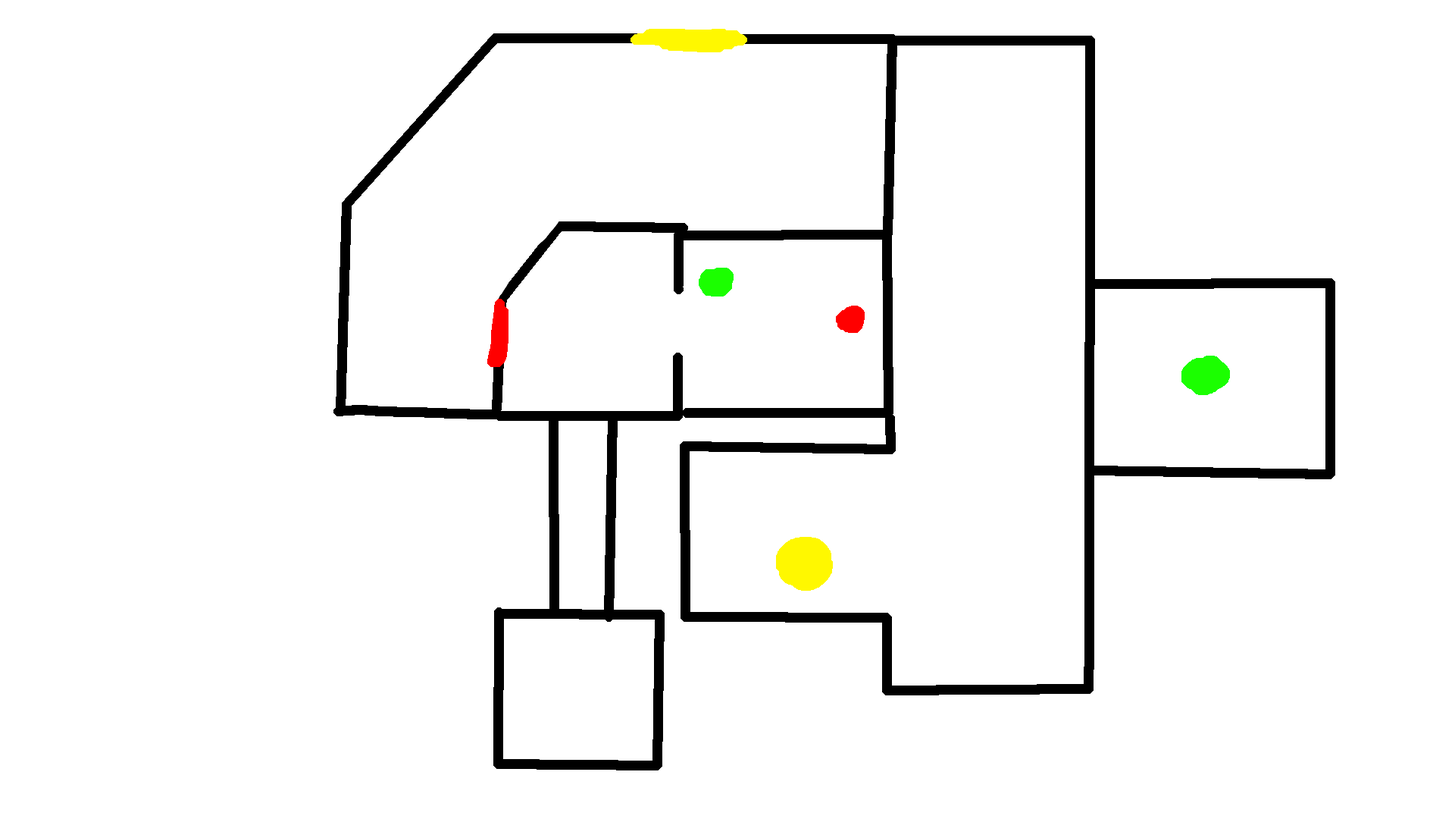
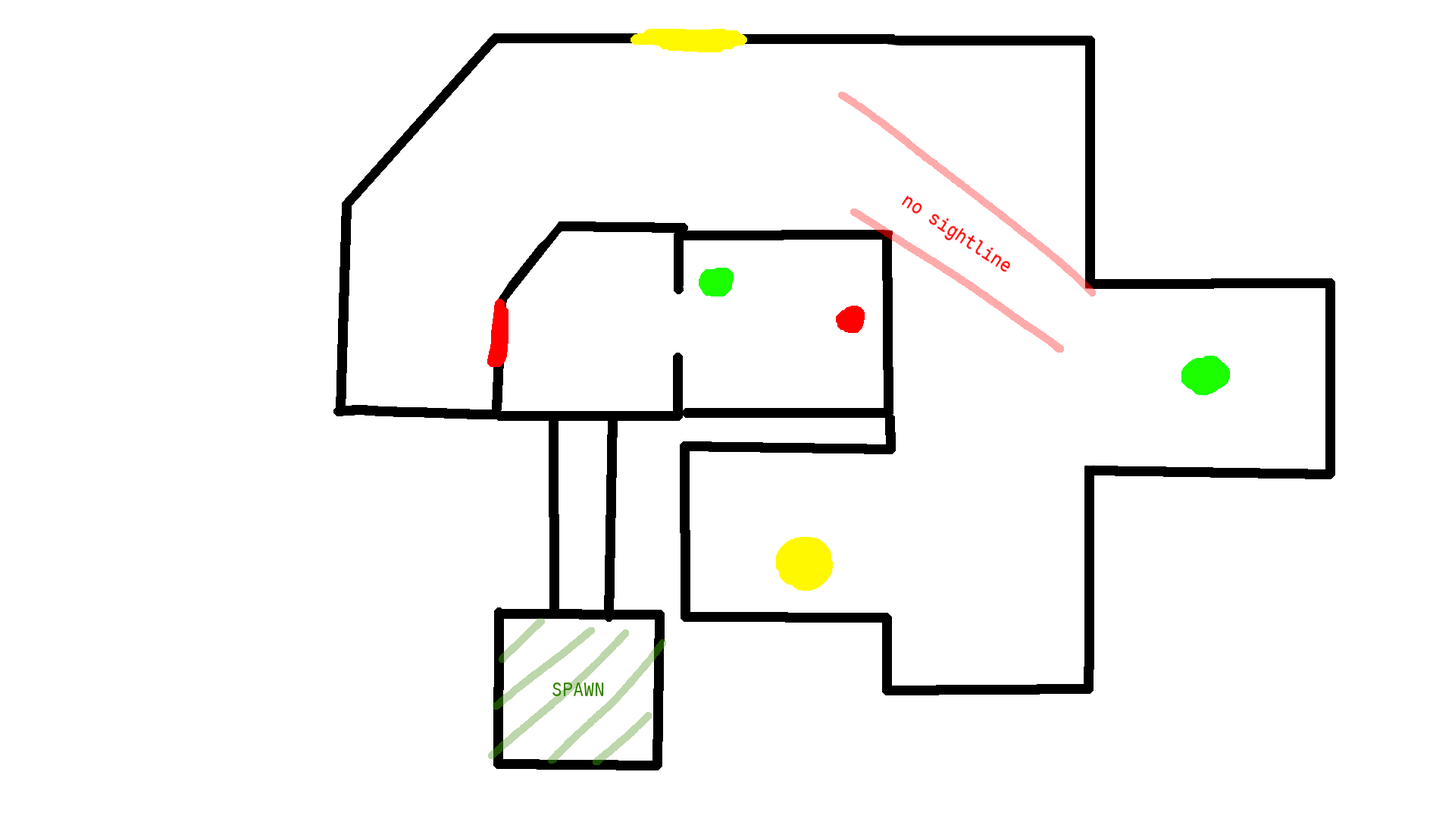
The second w=1455, h=819 image is a revision of the first. Changes to its layers:
added layer "SPAWN" above "no sightline" over [left=552, top=682, right=605, bottom=696]
added layer "no sightline" above "Layout Layer" over [left=901, top=194, right=1012, bottom=273]
painted on "Layout Layer" over [left=488, top=43, right=1097, bottom=765]
